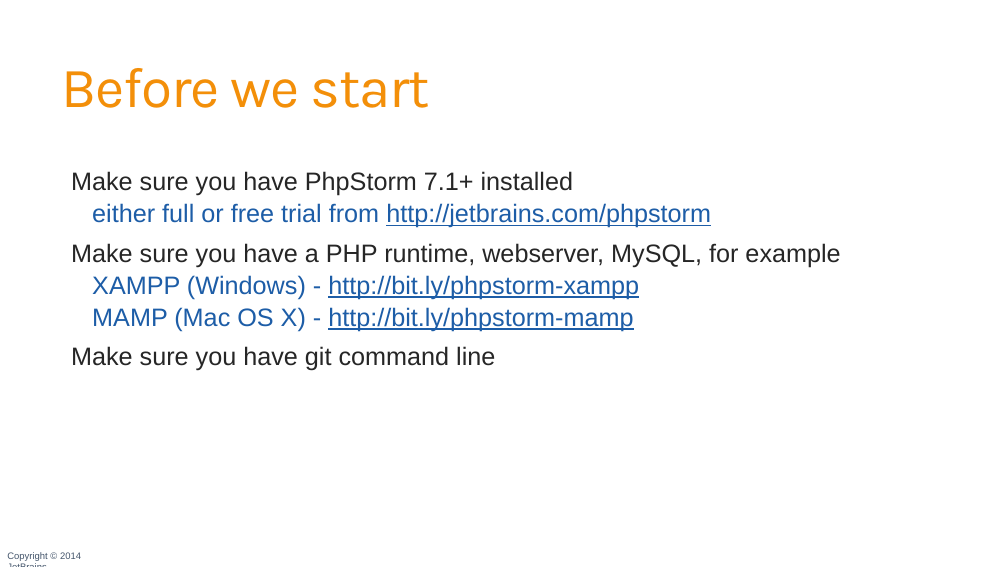
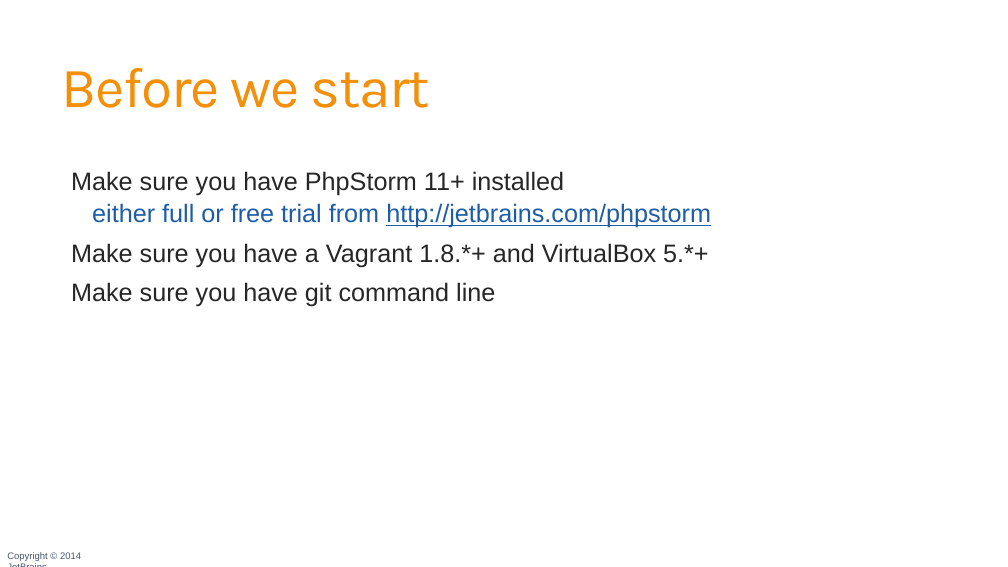
Before and after one commit to JetBrains/phpstorm-workshop, a slide deck: slide 2 of PhpStorm_Workshop.pptx. Drawn at 1008x567 pixels with LibreOffice and Linux fonts; fonts in the diff are those of the drawing; background and template pictures are left out. Boxes give left, top, right and bottom in pixels: in the first picture for what was removed or moved away, otherwise in the second. Text is boxed around its words. In the diff, an @@ line names an element or a change of style, - is before the commit and + after.

```diff
--- a/PhpStorm_Workshop.pptx
+++ b/PhpStorm_Workshop.pptx
@@ text at [71,171,564,196]: text changed @@
-  Make sure you have PhpStorm 7.1+ installed
+  Make sure you have PhpStorm 11+ installed
@@ text at [71,243,709,267]: text changed; text colour #1D5DA7 to #262626 @@
-  Make sure you have a PHP runtime, webserver, MySQL, for example
-    XAMPP (Windows) - http://bit.ly/phpstorm-xampp
-    MAMP (Mac OS X) - http://bit.ly/phpstorm-mamp
+  Make sure you have a Vagrant 1.8.*+ and VirtualBox 5.*+
```
Also in this commit, not shown: 4 other slides changed, 1 other file.
